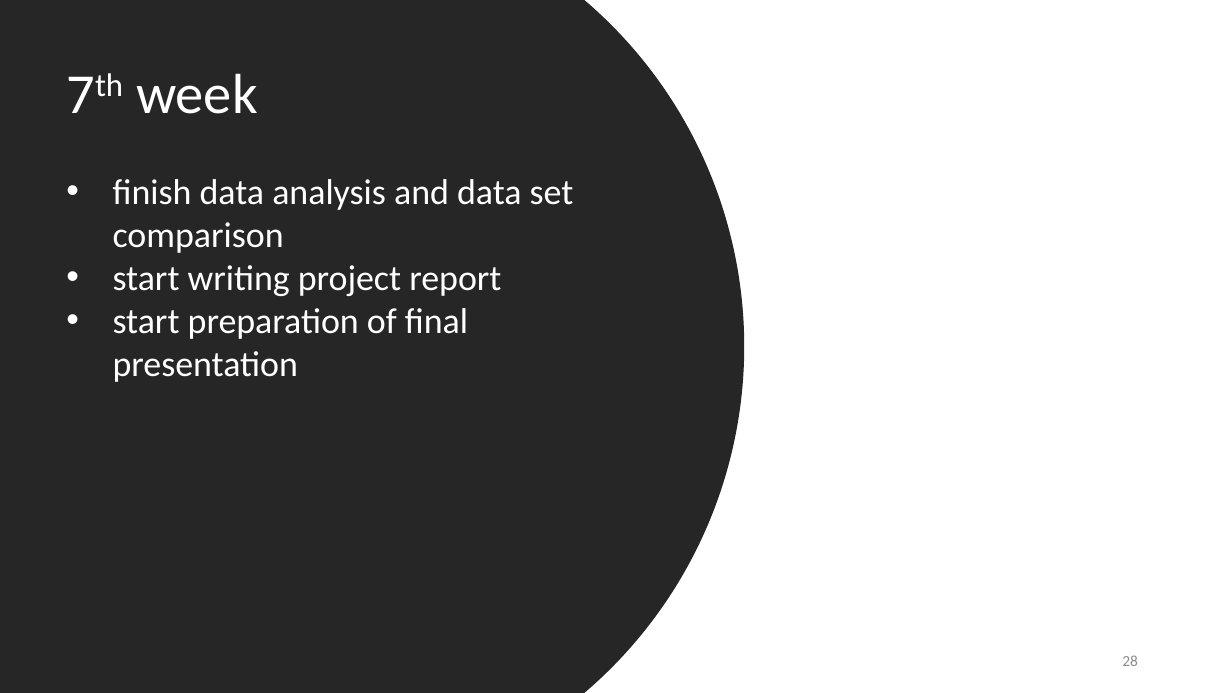
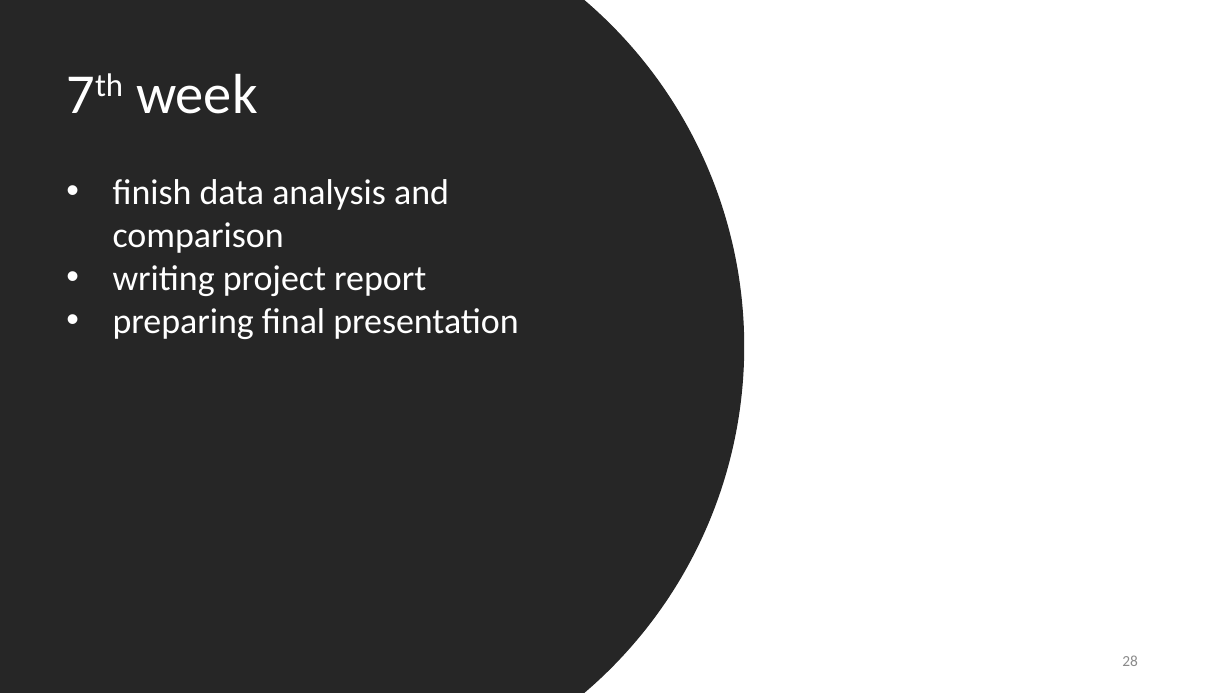
Before and after one commit to datascience-mobi-2022/2022-topic-03-team-05, a slide deck: slide 28 of Project Proposal_temporary draft.pptx. Drawn at 1232x693 pixels with LibreOffice and Linux fonts; fonts in the diff are those of the drawing. Boxes give left, top, right and bottom in pixels: in the first picture for what was removed or moved away, otherwise in the second. Text is boxed around its words. In the diff, an @@ line names an element or a change of style, - is before the commit and + after.

```diff
--- a/Project Proposal_temporary draft.pptx
+++ b/Project Proposal_temporary draft.pptx
@@ text at [113,179,518,339]: text changed @@
-• finish data analysis and data set comparison
-• start writing project report
-• start preparation of final presentation
+• finish data analysis and comparison
+• writing project report
+• preparing final presentation
```
Also in this commit, not shown: 12 other slides changed.
